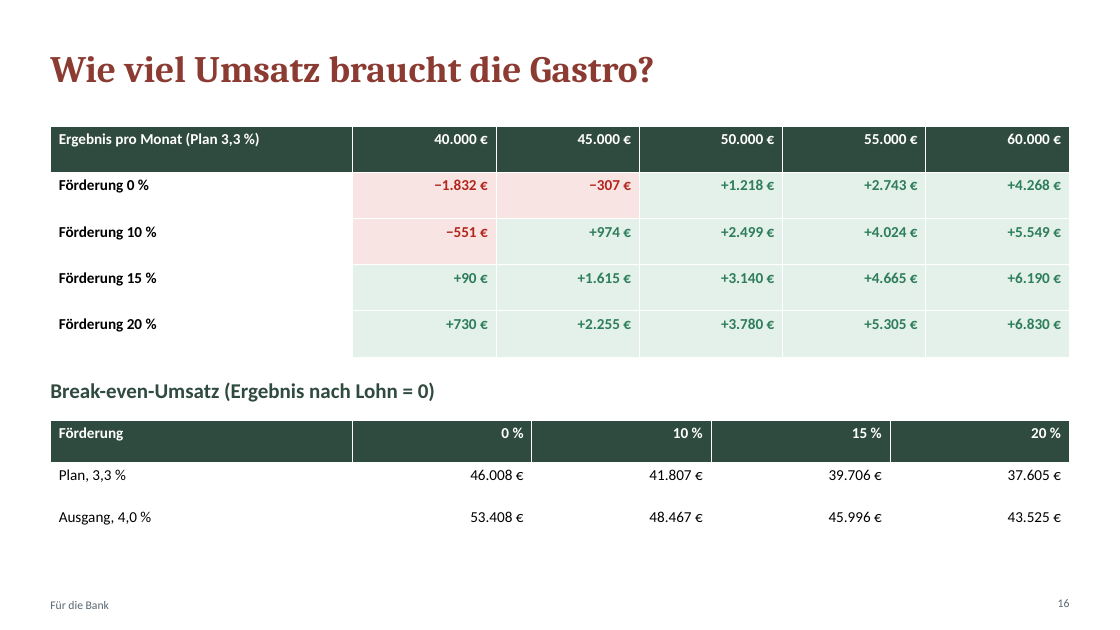
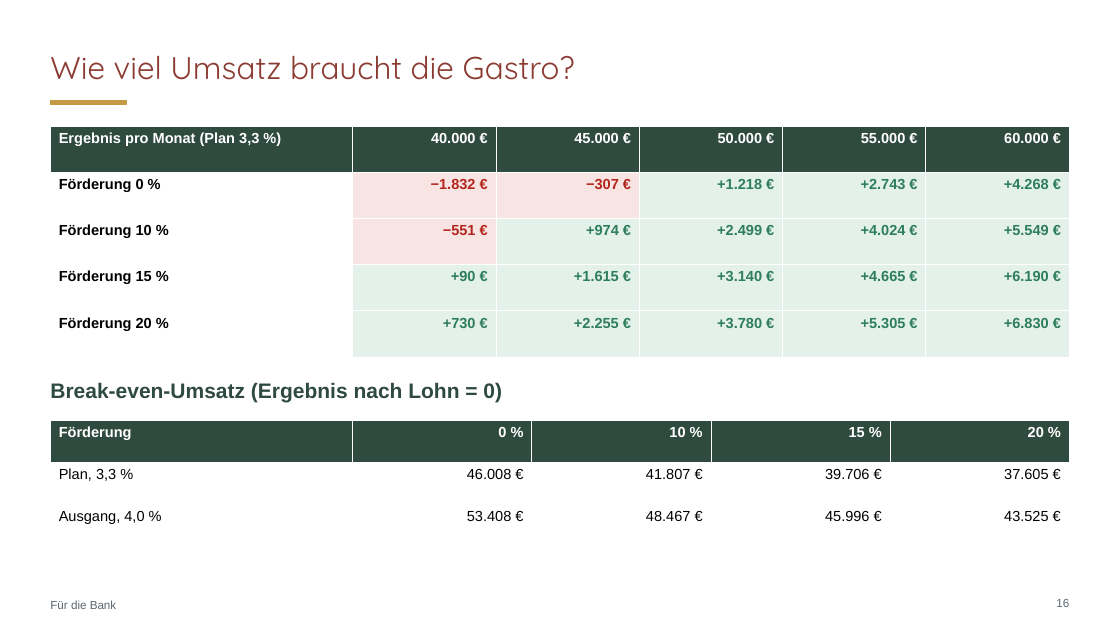
Before and after one commit to CartoonUsername/bau-projekt, a slide deck: slide 16 of praesentation/Neue-Mitte-Werlte_Baufeld3_6-Wohnungen_Gastro-EG.pptx. Drawn at 1120x630 pixels with LibreOffice and Linux fonts; fonts in the diff are those of the drawing. Boxes give left, top, right and bottom in pixels: in the first picture for what was removed or moved away, otherwise in the second. Text is boxed around its words. In the diff, an @@ line names an element or a change of style, - is before the commit and + after.

```diff
--- a/praesentation/Neue-Mitte-Werlte_Baufeld3_6-Wohnungen_Gastro-EG.pptx
+++ b/praesentation/Neue-Mitte-Werlte_Baufeld3_6-Wohnungen_Gastro-EG.pptx
@@ title "Wie viel Umsatz braucht die ..." at (50, 55, 575, 80): size 32 to 27 pt, font Cambria to Quicksand, bold off @@
@@ rectangle added at (50, 101, 126, 104), fill #C49A45, outline #C49A45 1 pt @@
@@ table at (50, 126, 1071, 335) @@
@@ size 13 to 12.5 pt, font Calibri to Arial @@
@@ table at (50, 420, 1069, 528) @@
@@ size 13 to 12.5 pt, font Calibri to Arial @@
@@ font Calibri to Arial in 3 elements at (50, 600, 117, 609), (50, 382, 502, 403), (1056, 599, 1069, 607) @@
```
Also in this commit, not shown: 25 other slides changed, 2 other files.
